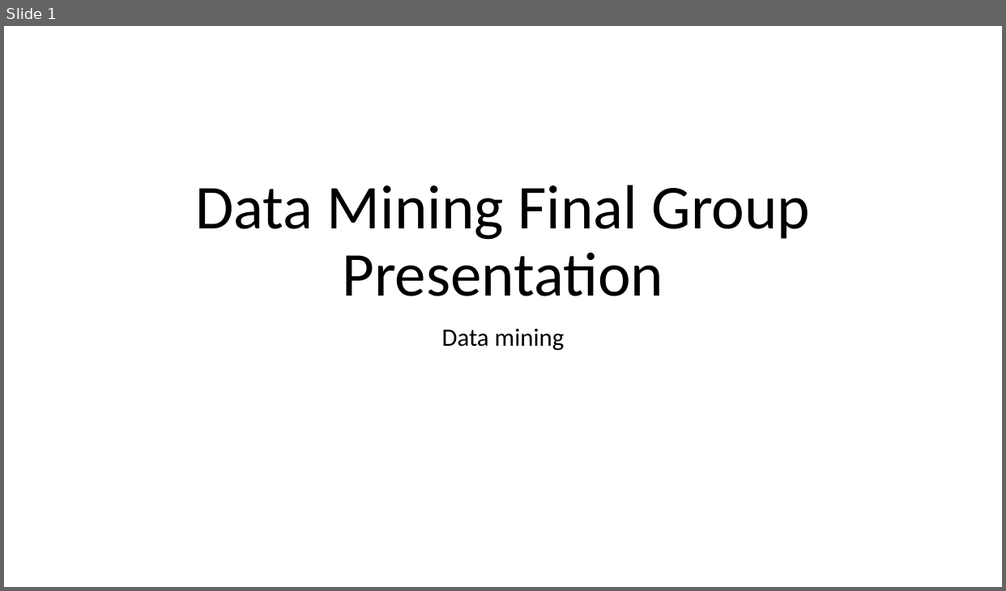
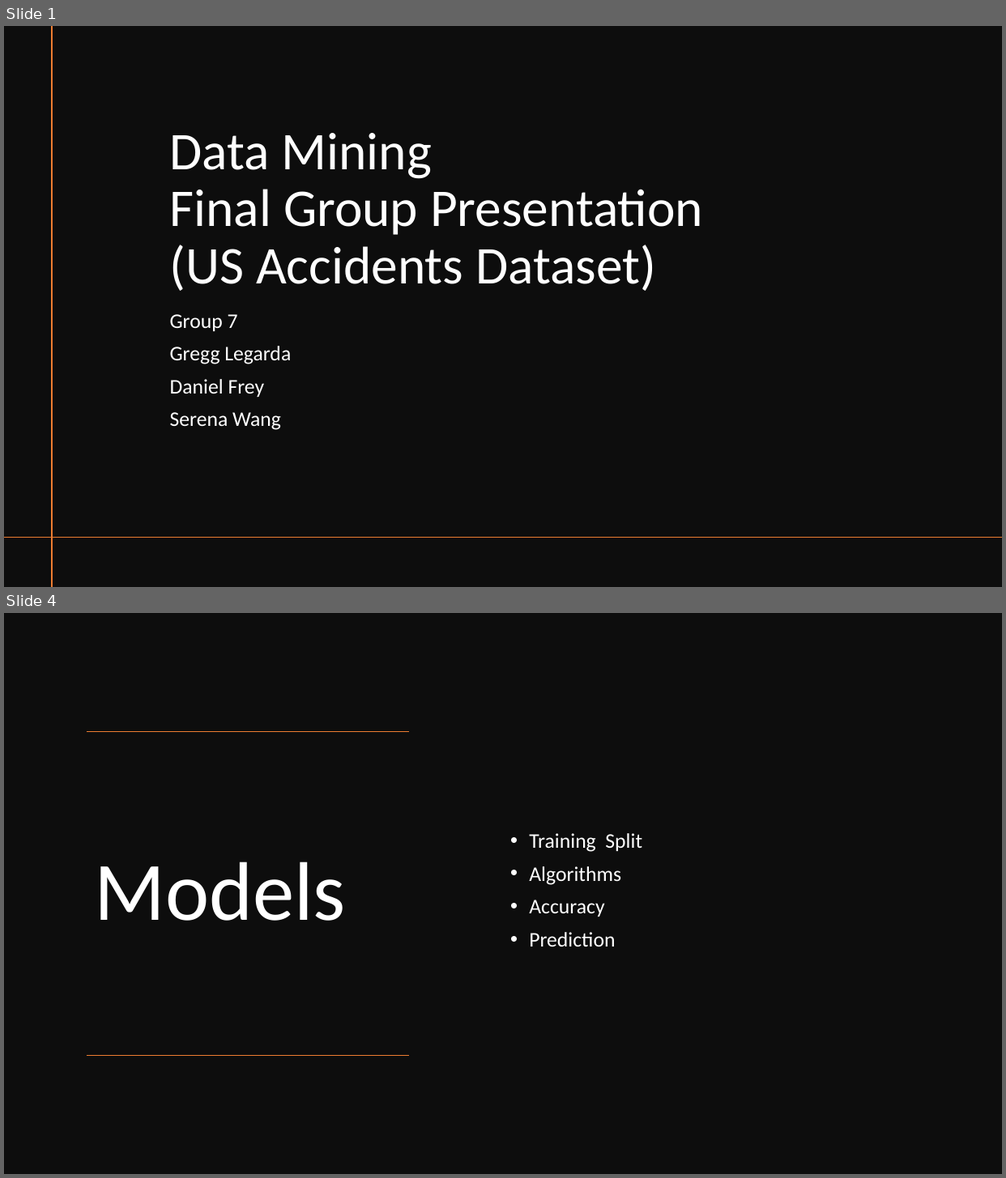
Before and after one commit to gregglegarda/Data-Analysis-and-Visualization-Tool, a slide deck: Final-Group-Presentation/Sample Final Group Presentation(Sve it as PDF).pptx. Shown one above the other, each under a label of ours: slide 1 before the commit, slides 1 and 4 after it; the slides between them are not shown. The pictures are 1006x591 and 1006x1178 pixels, drawn with LibreOffice and Linux fonts; fonts in the diff are those of the drawing. Boxes give left, top, right and bottom in pixels: in the first picture for what was removed or moved away, otherwise in the second. Text is boxed around its words. In the diff, an @@ line names an element or a change of style, - is before the commit and + after.

```diff
--- a/Final-Group-Presentation/Sample Final Group Presentation(Sve it as PDF).pptx
+++ b/Final-Group-Presentation/Sample Final Group Presentation(Sve it as PDF).pptx
@@ slide 4 added at (4,613,1002,1174), background #FFFFFF @@
@@ rectangle added at (4,613,1002,1174), fill #0D0D0D @@
@@ line added from (409, 732) to (87, 732), #ED7D31 1 pt @@
@@ text added at (529,833,642,947), 20 pt, text #FFFFFF @@
+• Training Split
+• Algorithms
+• Accuracy
+• Prediction
@@ title added at (95,862,346,921), 80 pt, text #FFFFFF @@
+Models
@@ line added from (409, 1055) to (87, 1055), #ED7D31 1 pt @@
@@ slide 1 changed as well @@
@@ rectangle added at (4,26,1002,587), fill #0D0D0D @@
@@ line added from (52, 26) to (52, 587), #ED7D31 1 pt @@
@@ title at (170,133,703,291): text changed; size 60 to 51 pt; text colour #000000 to #FFFFFF @@
-Data Mining Final Group Presentation
+Data Mining
+Final Group Presentation
+(US Accidents Dataset)
@@ subtitle at (170,314,291,430): text changed; size 24 to 20 pt; text colour #000000 to #FFFFFF @@
-Data mining
+Group 7
+Gregg Legarda
+Daniel Frey
+Serena Wang
@@ line added from (1002, 538) to (4, 538), #ED7D31 1 pt @@
```
Also in this commit, not shown: 4 other slides added.
